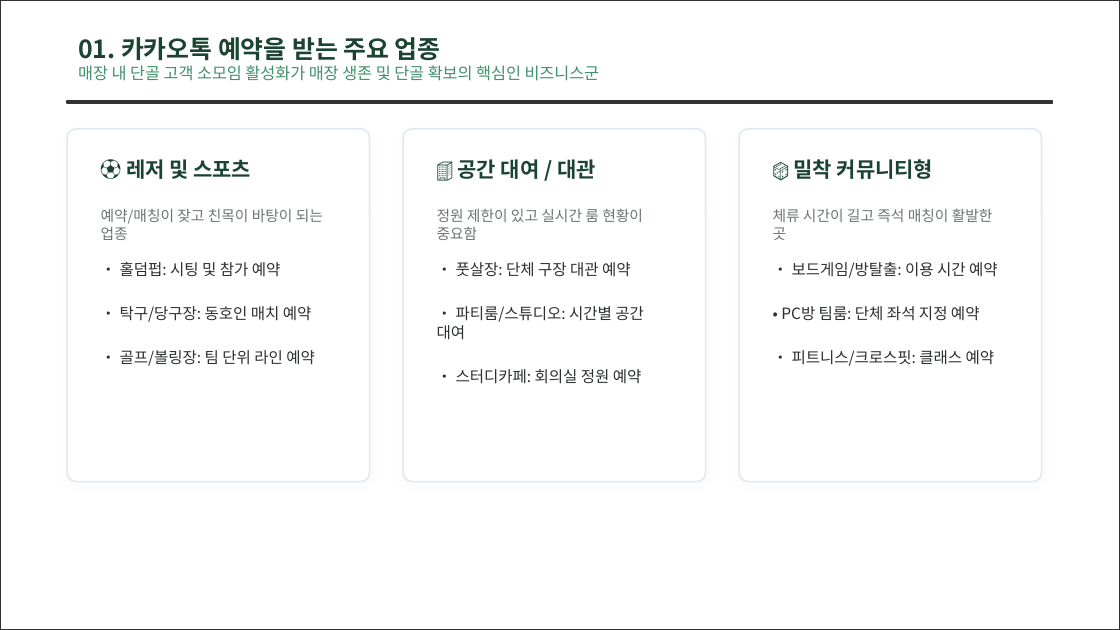
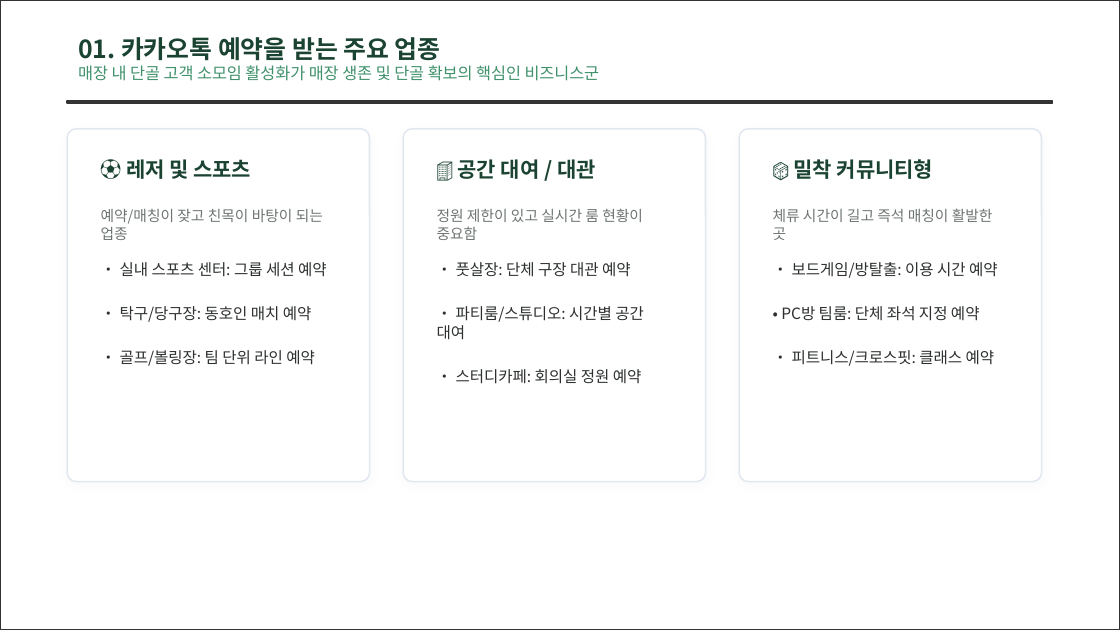
Before and after one commit to kg3546549/kakao_chatbot_reservation, a slide deck: slide 2 of presentation/presentation.pptx. Drawn at 1120x630 pixels with LibreOffice and Linux fonts; fonts in the diff are those of the drawing. Boxes give left, top, right and bottom in pixels: in the first picture for what was removed or moved away, otherwise in the second. Text is boxed around its words. In the diff, an @@ line names an element or a change of style, - is before the commit and + after.

Commit message:
feat: rebrand app to 모두예약 and refresh Android assets
- replace legacy venue branding and examples across app UI, docs, and presentation assets

- apply new 모두예약 naming to app label, login title, and Android listener label

- add and wire new generated logo source, regenerate launcher icons, and update splash resources for pre-Android 12 and Android 12+

- normalize app background and icon/splash background color to #FEFEFE for consistent visual surfaces

- harden tenant list loading so inaccessible tenant documents are skipped instead of failing the full store list

- add rollout summary doc covering branding, device validation, App Check issue, and release signing caveat

```diff
--- a/presentation/presentation.pptx
+++ b/presentation/presentation.pptx
@@ text at (101,159,327,277): text changed @@
-⚽ 레저 및 스포츠
-예약/매칭이 잦고 친목이 바탕이 되는 업종
-• 홀덤펍: 시팅 및 참가 예약
+⚽ 레저 및 스포츠
+예약/매칭이 잦고 친목이 바탕이 되는 업종
+• 실내 스포츠 센터: 그룹 세션 예약
```
Also in this commit, not shown: 1 other slide changed, 34 other files.
